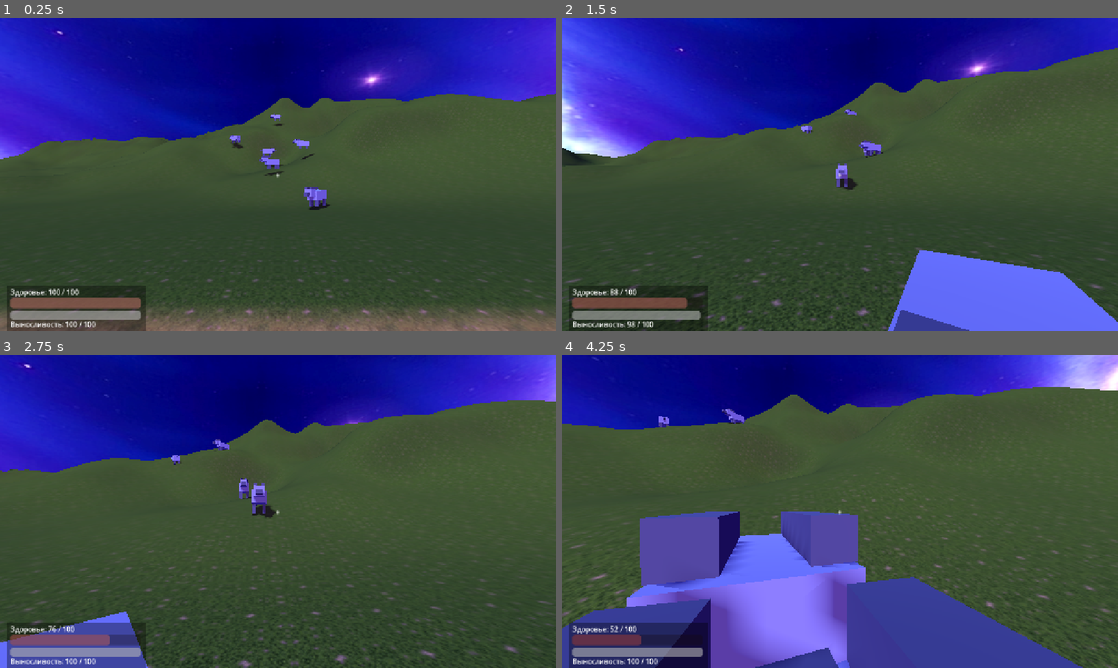
Above: before the commit, frames 1-4 (two rows, left to right).
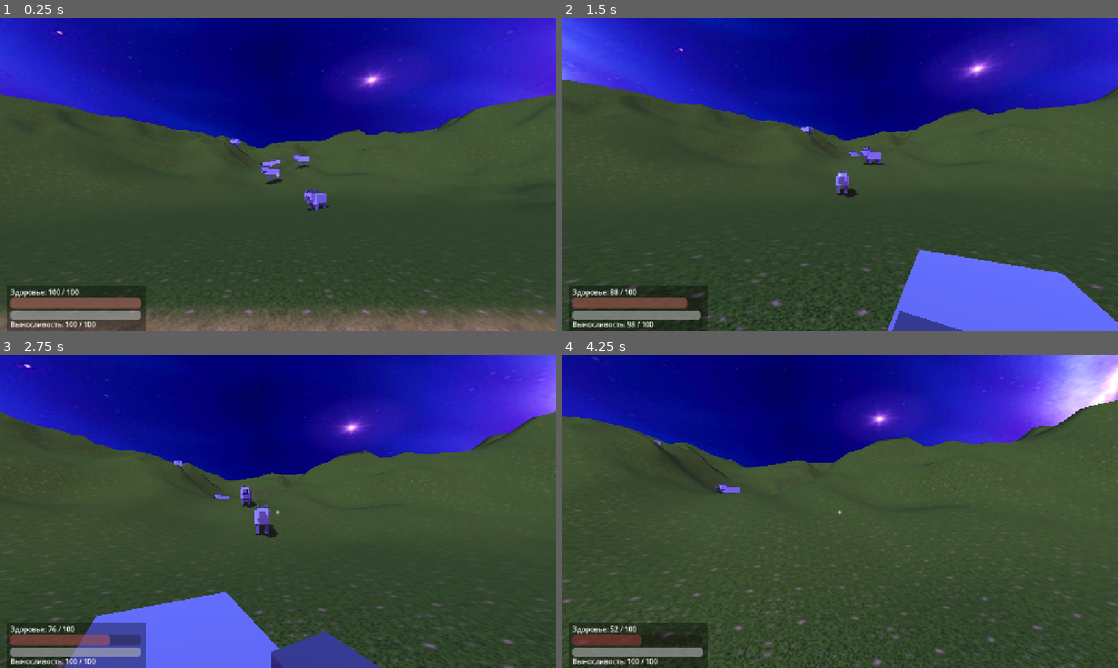
Above: after the commit, the same moments.

Repository: GnomixUltra/ProjectRPGnome
Game: Godot game, scene res://scenes/main.tscn
Same seed, same stepped clock (60 frames per second), same inputs: the game is played once before the commit and once after it.
Inputs (mouse positions are in pixels of both pictures, inside the frame that each line leads up to):
- Up to frame 1 (0.25 s): no input
- Up to frame 2 (1.5 s): tap Enter at 0.5, 1.35 s; move the mouse to (867, 174) at 0.52 s; hold Shift (sprint) 0.53-1.28 s; hold W (move_forward) from 0.53 s (still down); click (867, 174) at 0.67 s; tap Space (jump) at 0.77 s; move the mouse to (812, 174) at 1.27 s
- Up to frame 3 (2.75 s): keep holding W (move_forward); tap Space (jump) at 1.52 s; move the mouse to (289, 505) at 2.02 s; tap F at 2.1 s
- Up to frame 4 (4.25 s): keep holding W (move_forward); move the mouse to (834, 517) at 2.77 s; tap Shift (sprint) at 2.85 s; click (834, 517) at 2.92 s; tap Space (jump) at 3.02, 3.77 s; move the mouse to (878, 514) at 3.52 s; tap Enter at 3.6 s

The runs differ from the first frame. In frame 1, 8.7% of the frame differs, in the area x 0-99%, y 24-62%; in frame 2, 13%; in frame 3, 20%; in frame 4, 41%, in the area x 0-100%, y 10-100%.

Commit message:
Terrain: true winding thickets everywhere via dual-scale domain-warped ridge field (no hand-placed ridges); relief_scale knob; glade kept flat

Diff:
--- a/game/scenes/main.tscn
+++ b/game/scenes/main.tscn
@@ -75,6 +75,8 @@
 valley_width = 13.0
 valley_falloff = 26.0
 road_half_width = 3.0
+relief_scale = 0.85
+thickets_everywhere = true
 grass_texture = ExtResource("5_grass")
 dirt_texture = ExtResource("6_dirt")
 meters_per_tile = 2.0
--- a/game/scripts/terrain.gd
+++ b/game/scripts/terrain.gd
@@ -2,11 +2,15 @@
 extends MeshInstance3D
 ## Процедурный извилистый ландшафт — густая фэнтезийная чаща.
 ##
-## Рельеф: крутые извилистые хребты и глубокие овраги тянутся через ВСЮ карту
-## (ridge-шум + доменный warp), пологие холмы и частые валуны-бугры поверх.
+## Идея: рельеф генерируется НЕ масками отдельных гряд, а непрерывным полем
+## ridge-шума с сильным доменным warp — такие гряды сами по себе извиваются
+## во все стороны и тянутся через всю карту без «швов» и проплешин. Поле
+## складывается из двух масштабов: широкие валы-хребты (~70 м) и частые
+## узкие кряжи-гряды (~25 м) — получается «спинной» лабиринт чащи между
+## оврагами. Пологие холмы и мелкие бугры накладываются сверху.
 ## В центре — небольшая плоская поляна с трактом (дорога dirt); всё остальное —
-## трава (grass). Холмы начинаются сразу за краем поляны, поэтому карта читается
-## как лесистая котловина, со всех сторон стиснутая грядами.
+## трава (grass). Чаща подступает сразу за краем поляны, поэтому карта
+## читается как лесистая котловина, со всех сторон стиснутая грядами.
 ##
 ## Коллизия строится из упрощённой сетки высот тем же алгоритмом.
 
@@ -21,6 +25,8 @@
 @export var valley_width := 13.0     # радиус плоской поляны в центре, м
 @export var valley_falloff := 26.0   # расстояние подъёма холмов от края поляны, м
 @export var road_half_width := 3.0   # половина ширины дороги (тракта), м
+@export var relief_scale := 1.0      # общий масштаб деталей рельефа
+@export var thickets_everywhere := true  # гряда повсюду; false = только стена вокруг поляны
 @export var grass_texture: Texture2D
 @export var dirt_texture: Texture2D
 @export var meters_per_tile := 2.0       # размер тайла текстур в метрах
@@ -50,37 +56,39 @@
 
 
 ## Извилистая гряда хребтов, тянущаяся через всю карту.
-## Ключевой приём — доменный warp: координаты шума искажаются самим шумом,
-## из-за чего гребни не прямые линии, а «закрученные» ленты, огибающие поляну.
-## Профиль гребня — ridge-шум (1 - |fbm|), складки (отрицательная часть) дают
-## глубокие узкие овраги между грядами.
-func _ridges(p: Vector2) -> float:
-	# Доменное искажение: сдвигаем точку по двум медленным шумам.
+## Ключевой приём — доменный warp: координаты шума искажаются самим шумом
+## (в двух масштабах), из-за чего гребни становятся «закрученными» лентами,
+## огибающими поляну и переплетающимися между собой.
+## Профиль гребня — ridge-шум (1 - |fbm|): узкие острые валы; низкие значения
+## профиля (складки) вытягиваются вниз в глубокие узкие овраги между грядами.
+func _ridges(p0: Vector2) -> float:
+	var p := p0 / relief_scale
+	# Доменное искажение в двух масштабах — крупные меандры + мелкие извивы.
 	var w := Vector2(
 		_vnoise2(p.x * 0.013 + 11.0, p.y * 0.013 + 3.7) - 0.5,
 		_vnoise2(p.x * 0.013 - 6.2, p.y * 0.013 + 21.0) - 0.5
 	) * warp_strength
+	w += Vector2(
+		_vnoise2(p.x * 0.045 + 61.0, p.y * 0.045 + 17.0) - 0.5,
+		_vnoise2(p.x * 0.045 - 23.0, p.y * 0.045 + 44.0) - 0.5
+	) * warp_strength * 0.35
 	var q := p + w
-	# Гряда 1: широкая лента вдоль X (севернее центра), зигзаг ~±20 м.
-	var c1 := -48.0 + sin(q.x * 0.035) * 20.0 + (_vnoise2(q.x * 0.02, 7.0) - 0.5) * 14.0
-	var d1 := q.y - c1
-	var w1 := exp(-pow(d1 / 30.0, 2.0))
-	var r1 := 1.0 - absf(_fbm(q * 0.017 + Vector2(5.0, 9.0)))
-	# Гряда 2: диагональ северо-запад -> юго-восток, огибает поляну с востока.
-	var nrm := Vector2(0.6, 0.8)
-	var along := p.dot(Vector2(-0.8, 0.6))
-	var dn := p.dot(nrm) - (-14.0 + sin(along * 0.026) * 16.0)
-	var w2 := exp(-pow(dn / 26.0, 2.0))
-	var r2 := 1.0 - absf(_fbm(q * 0.021 + Vector2(77.0, 13.0)))
-	# Гряда 3: южная стена карты, вдоль X.
-	var c3 := 58.0 + sin(q.x * 0.03 + 2.0) * 18.0
-	var d3 := q.y - c3
-	var w3 := exp(-pow(d3 / 28.0, 2.0))
-	var r3 := 1.0 - absf(_fbm(q * 0.019 + Vector2(31.0, 55.0)))
-	var ridges := pow(r1, 1.8) * w1 + pow(r2, 1.8) * w2 * 0.9 + pow(r3, 1.8) * w3
-	# Складки-овраги: там, где ridge-профиль низкий, вытягиваем вниз.
-	var crease := minf(minf(r1 * w1, r2 * w2), r3 * w3)
-	return pow(ridges, 1.3) * ridge_amplitude - crease * crease_depth
+	# Крупные валы-хребты (~70 м период) — основа «чащных» гряд.
+	var r_big := 1.0 - absf(_fbm(q * 0.014 + Vector2(5.0, 9.0)))
+	# Частые узкие кряжи (~25 м), свои, не совпадающие с крупными.
+	var r_small := 1.0 - absf(_fbm(q * 0.04 + Vector2(77.0, 13.0)))
+	var field := pow(r_big, 1.6) * 0.75 + pow(r_small, 2.0) * 0.45
+	# Складки-овраги: там, где обе частоты низкие — вытягиваем дно вниз.
+	var crease := minf(r_big, r_small)
+	var h := pow(clampf(field, 0.0, 1.0), 1.25) * ridge_amplitude \
+		- pow(1.0 - crease, 2.0) * crease_depth
+	if thickets_everywhere:
+		return h * relief_scale
+	# Фallback: гряда только «стеной» вокруг поляны (старое поведение маски).
+	var d := p0.length()
+	var ring := smoothstep(valley_width + valley_falloff * 0.35,
+		valley_width + valley_falloff, d)
+	return h * (0.25 + 0.75 * ring) * relief_scale
 
 
 ## Высота рельефа в точке (x, z) плоскости карты.
